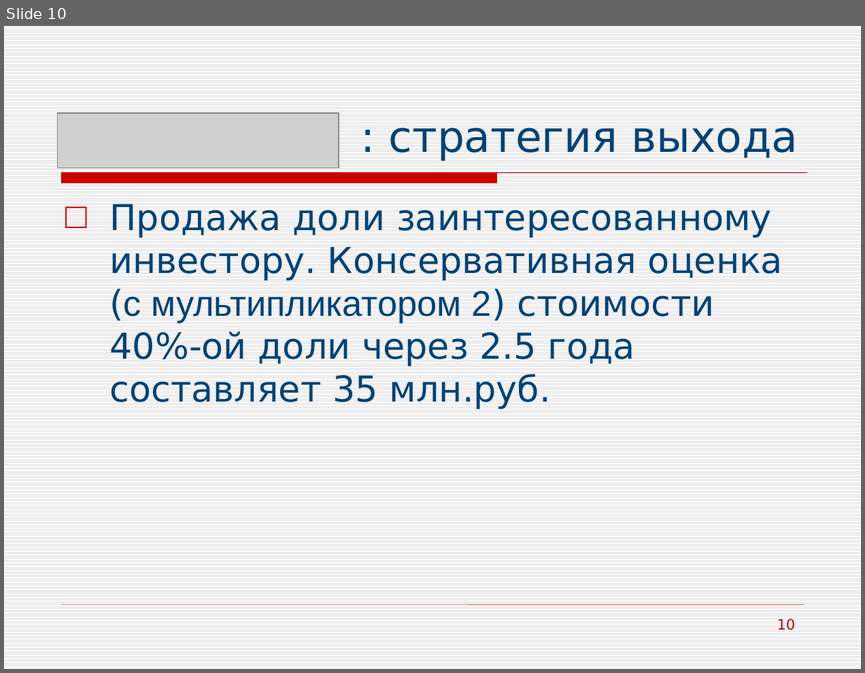
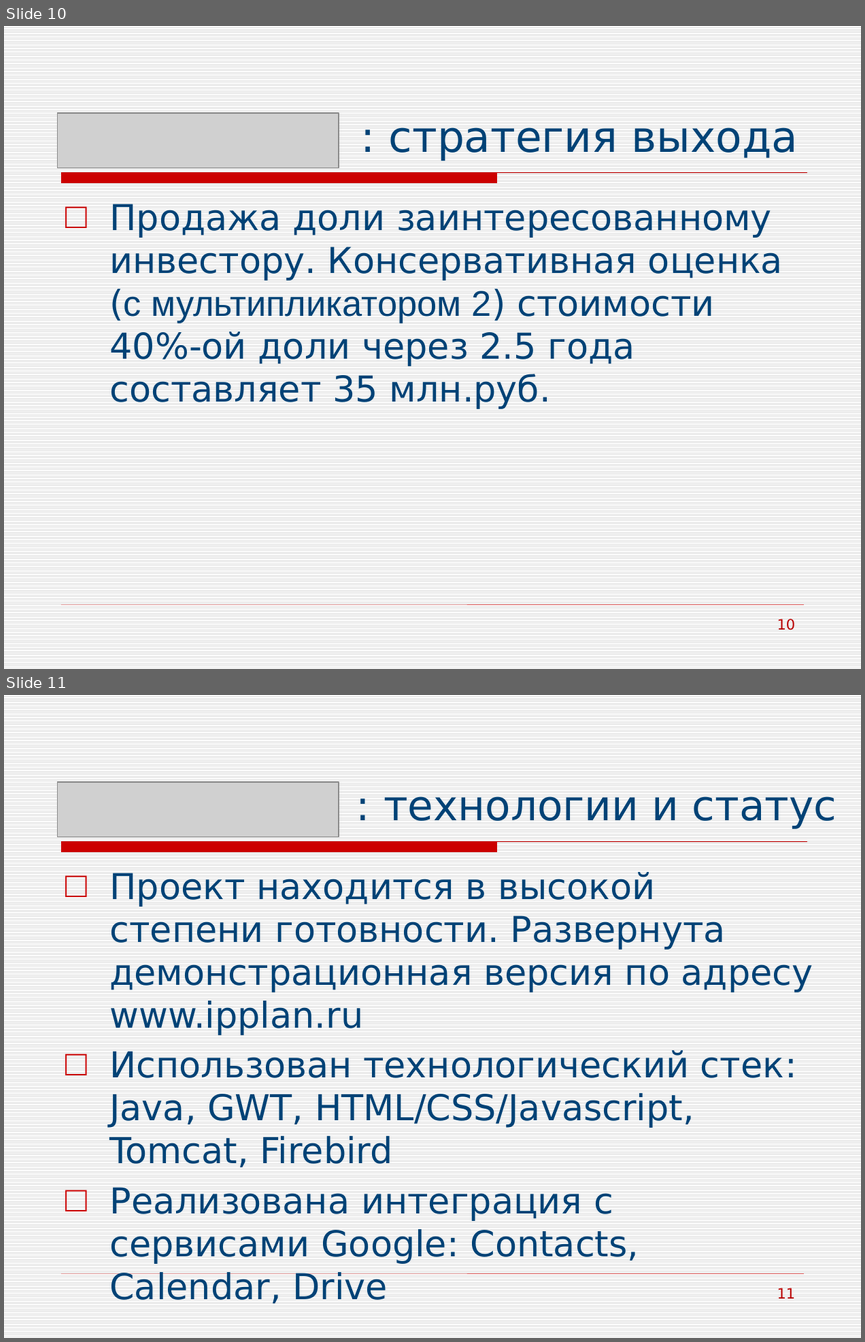
Before and after one commit to an-24/ipplan, a slide deck: documents/иППлан_4.pptx. Shown one above the other, each under a label of ours: slide 10 before the commit, slides 10 and 11 after it. The pictures are 865x673 and 865x1342 pixels, drawn with LibreOffice and Linux fonts; fonts in the diff are those of the drawing; grey boxes stand for pictures. Boxes give left, top, right and bottom in pixels: in the first picture for what was removed or moved away, otherwise in the second. Text is boxed around its words. In the diff, an @@ line names an element or a change of style, - is before the commit and + after.

```diff
--- a/documents/иППлан_4.pptx
+++ b/documents/иППлан_4.pptx
@@ slide 11 added at [4,695,861,1338], background pattern #DDDDDD on #FFFFFF; not listed: 2 template elements that a slide beside it also shows @@
@@ picture added at [57,783,338,837] @@
@@ title added at [383,797,836,829], 35 pt, text #004276 @@
+: технологии и статус
@@ text added at [109,872,813,1263], 30 pt, text #004276 @@
+□ Проект находится в высокой степени готовности. Развернута демонстрационная версия по адресу www.ipplan.ru
+□ Использован технологический стек: Java, GWT, HTML/CSS/Javascript, Tomcat, Firebird
+□ Реализована интеграция с сервисами Google: Contacts, Calendar, Drive
@@ page number added at [777,1287,796,1298], 12 pt, text #B90000 @@
+11
```
Also in this commit, not shown: 4 slides changed, 1 other slide added, 1 slide removed, 54 other files.
